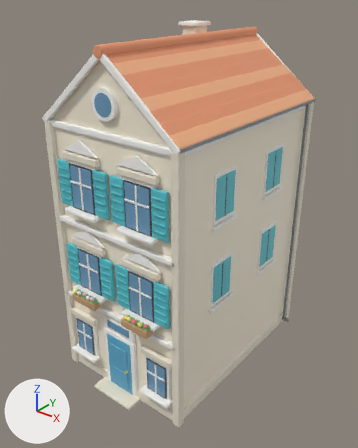
The Blender file source-art/bayview/terrace_g.blend, before and after one commit.
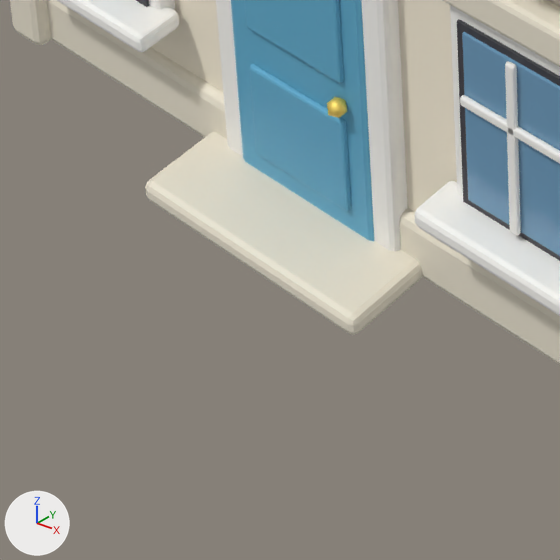
Old and new are each drawn whole from a camera (50 mm lens) standing at (10.84, -14.12, 14.25) and looking at (-0.14, -0.4, 5.74) and again close up on the part from 20% to 46% of the width and 79% to 100% of the height. Arrows for +X, +Y and +Z are at lower left; the lights stay in place. The first two pictures are the older version.

Names of what the first close-up shows: 'Visual'.
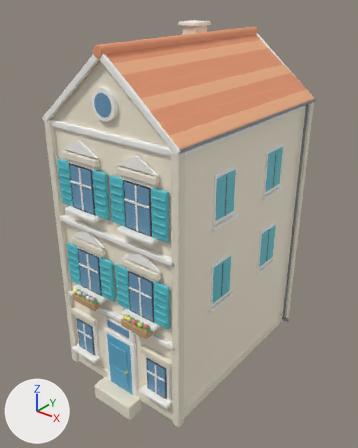
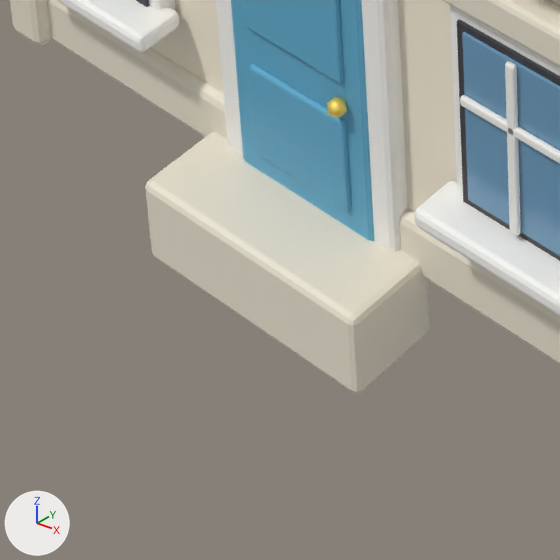
Where the change shows, as pixel boxes [x1, y1, x2, y2] in the close-ups (560 x 560 px; the box of a moved part takes in the faces that stretch with it):
'Visual', reshaped: before [10, 0, 560, 365]; after [10, 0, 560, 394]
part 1 of me_cube, moved or reshaped: before [145, 188, 423, 335]; after [145, 188, 430, 394]

The change in detail:
me_cube is used by ob_visual; location (0.0, 0.0, 5.1).
Verts and faces of me_cube; kept vertices keep their numbers, new ones are numbered from 10604.
Before the commit, vertices of me_cube: 2864 (-0.9, -4.65, -5.1), 2865 (-0.9, -4.7, -5.05) at pixel (148, 198), 2866 (-0.95, -4.65, -5.05), 2867 (-0.9, -4.69, -5.09) at pixel (150, 200), 2868 (-0.93, -4.68, -5.08) at pixel (147, 197).
Before the commit, vertices of me_cube: 2869 (-0.94, -4.69, -5.05) at pixel (145, 194), 2870 (-0.94, -4.65, -5.09), 2878 (-0.9, -4.05, -5.1), 2879 (-0.95, -4.05, -5.05), 2880 (-0.9, -4.0, -5.05).
Before the commit, vertices of me_cube: 2881 (-0.94, -4.05, -5.09), 2882 (-0.93, -4.02, -5.08), 2883 (-0.94, -4.01, -5.05), 2884 (-0.9, -4.01, -5.09), 2892 (0.9, -4.65, -5.1).
Before the commit, vertices of me_cube: 2893 (0.95, -4.65, -5.05) at pixel (359, 330), 2894 (0.9, -4.7, -5.05) at pixel (348, 331), 2895 (0.94, -4.65, -5.09) at pixel (358, 333), 2896 (0.93, -4.68, -5.08) at pixel (353, 334), 2897 (0.94, -4.69, -5.05) at pixel (353, 332).
Before the commit, vertices of me_cube: 2898 (0.9, -4.69, -5.09) at pixel (349, 334), 2906 (0.9, -4.05, -5.1), 2907 (0.9, -4.0, -5.05), 2908 (0.95, -4.05, -5.05), 2909 (0.9, -4.01, -5.09).
Before the commit, vertices of me_cube: 2910 (0.93, -4.02, -5.08), 2911 (0.94, -4.01, -5.05), 2912 (0.94, -4.05, -5.09) at pixel (423, 276).
me_cube had 10604 vertices, 10276 faces and spanned x -3.09..3.09, y -4.7..4.7, z -5.14..7.83.
me_cube now has 10548 vertices, 10222 faces and spans x -3.09..3.09, y -4.7..4.4, z -5.6..7.83.
Part 1, on me_cube:
Vertices 2864 to 2870, 2878 to 2884, 2892 to 2898, 2906 to 2912 move by (0.0, 0.0, -0.5).
Other edits to the shape of me_cube do not show in these pictures.
